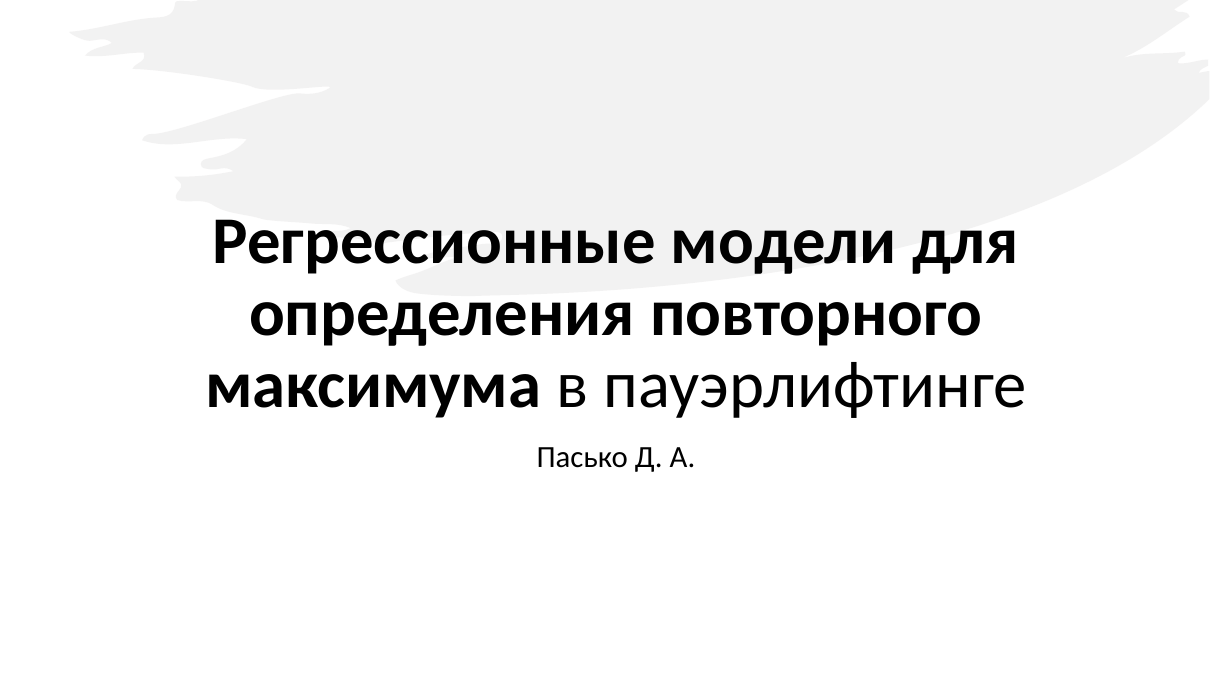
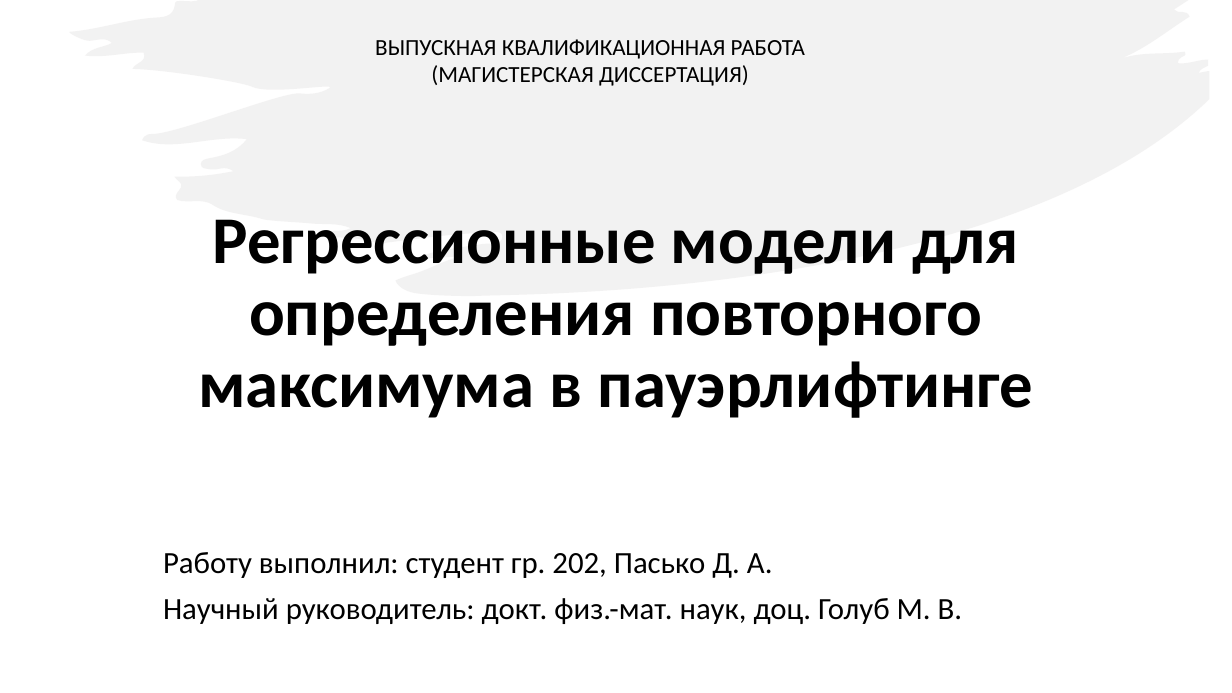
Before and after one commit to PasaOpasen/6-course-tasks, a slide deck: slide 1 of Дисер/презентация/Регрессионные модели для определения повторного максимума в пауэрлифтинге. Пасько.pptx. Drawn at 1232x693 pixels with LibreOffice and Linux fonts; fonts in the diff are those of the drawing. Boxes give left, top, right and bottom in pixels: in the first picture for what was removed or moved away, otherwise in the second. Text is boxed around its words. In the diff, an @@ line names an element or a change of style, - is before the commit and + after.

```diff
--- a/Дисер/презентация/Регрессионные модели для определения повторного максимума в пауэрлифтинге. Пасько.pptx
+++ b/Дисер/презентация/Регрессионные модели для определения повторного максимума в пауэрлифтинге. Пасько.pptx
@@ text added at (375, 39, 805, 86), 18 pt, text #000000 @@
+ВЫПУСКНАЯ КВАЛИФИКАЦИОННАЯ РАБОТА
+(МАГИСТЕРСКАЯ ДИССЕРТАЦИЯ)
@@ title "Регрессионные модели для определения повторного ..." at (198, 219, 1034, 418): bold on in "в пауэрлифтинге" @@
@@ subtitle at (163, 552, 962, 624): text changed @@
-Пасько Д. А.
+Работу выполнил: студент гр. 202, Пасько Д. А.
+Научный руководитель: докт. физ.-мат. наук, доц. Голуб М. В.
```
Also in this commit, not shown: 3 other slides changed, 1 slide added, 4 other files.
